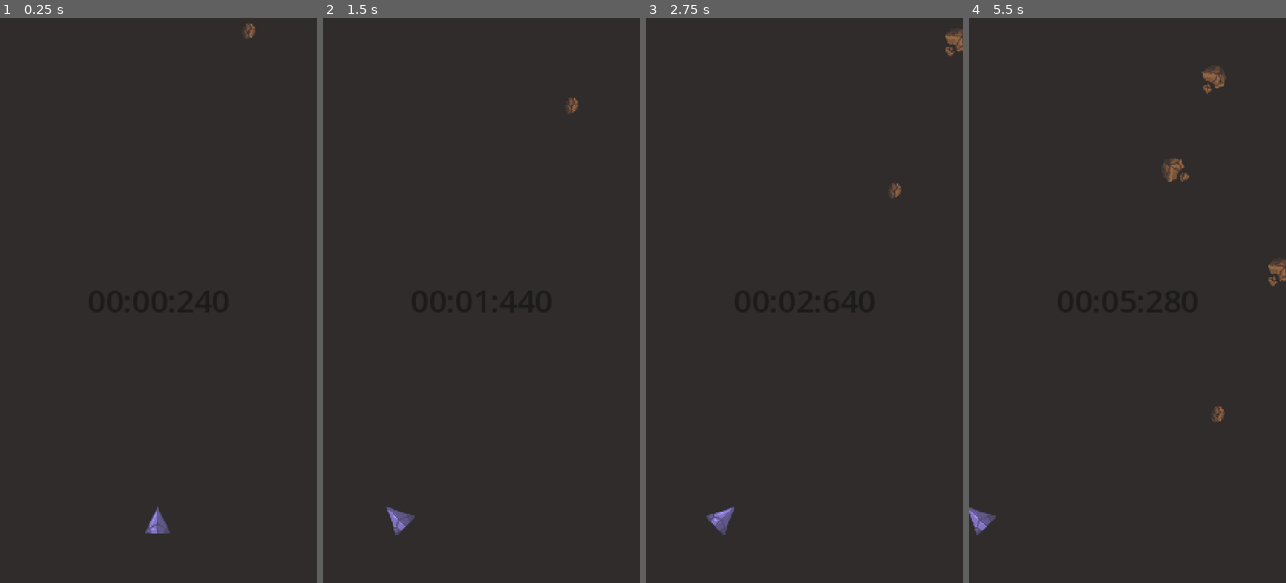
Above: before the commit, frames 1-4 (left to right).
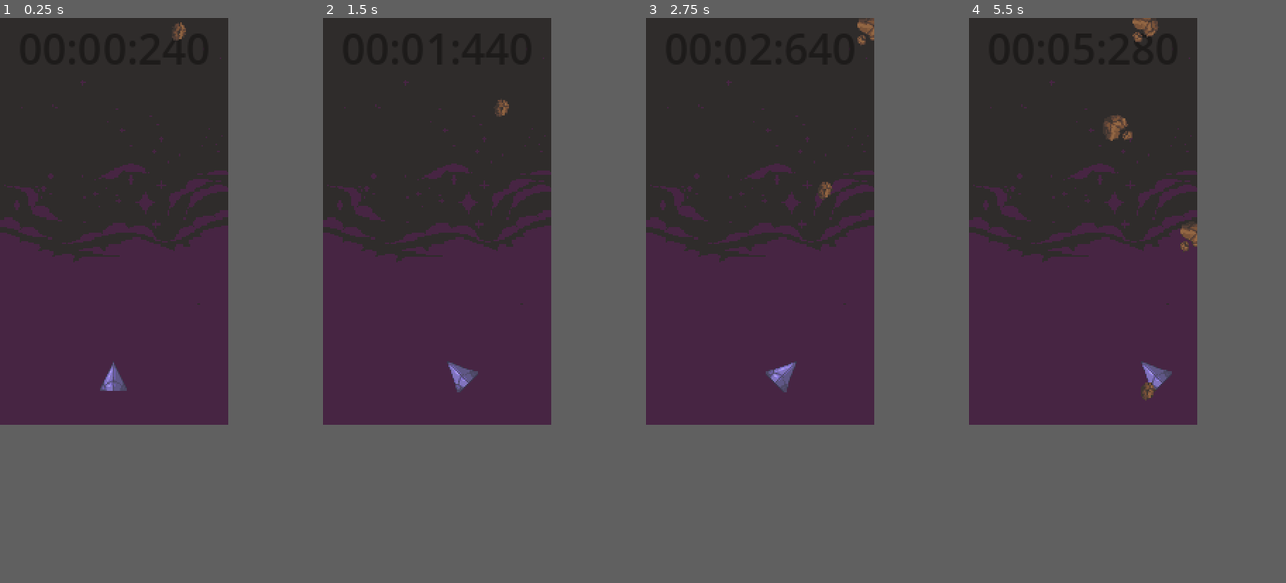
Above: after the commit, the same moments.

Repository: Dokkae6949/MidAir
Game: Godot game, scene res://scenes/main.tscn
Same seed, same stepped clock (60 frames per second), same inputs: the game is played once before the commit and once after it.
Inputs:
- Up to frame 1 (0.25 s): no input
- Up to frame 2 (1.5 s): hold D (player_move_right) 0.53-1.28 s; hold A (player_move_left) from 1.28 s (still down)
- Up to frame 3 (2.75 s): release A (player_move_left) at 2.03 s; hold D (player_move_right) from 2.03 s (still down)
- Up to frame 4 (5.5 s): release D (player_move_right) at 3.53 s; hold A (player_move_left) from 3.53 s (still down)
The window is 450x800 before the commit and 324x576 after it. Grey fills any space a smaller window leaves; there, only what the larger window draws over its background counts as a difference.

The runs differ from the first frame. In frame 1, 1.5% of the frame differs, in the area x 28-81%, y 0-92%; in frame 2, 1.5%; in frame 3, 1.9%; in frame 4, 2.7%, in the area x 0-100%, y 0-92%.

Commit message:
Add background and adjust scaling

Diff:
--- a/project.godot
+++ b/project.godot
@@ -17,8 +17,8 @@
 
 [display]
 
-window/size/viewport_width=243
-window/size/viewport_height=432
+window/size/viewport_width=162
+window/size/viewport_height=288
 window/size/resizable=false
 window/size/window_width_override=648
 window/size/window_height_override=1152
--- a/scenes/main.tscn
+++ b/scenes/main.tscn
@@ -1,9 +1,10 @@
-[gd_scene load_steps=6 format=3 uid="uid://bqw5kw4hssydu"]
+[gd_scene load_steps=7 format=3 uid="uid://bqw5kw4hssydu"]
 
 [ext_resource type="Script" path="res://scripts/main.gd" id="1_5h3oh"]
 [ext_resource type="PackedScene" uid="uid://cexy13v0tvdum" path="res://scenes/player.tscn" id="1_dgsb5"]
 [ext_resource type="PackedScene" uid="uid://bc5in6j6v8i85" path="res://scenes/meteors/meteor_large.tscn" id="2_1jdno"]
 [ext_resource type="Script" path="res://scripts/MeteorManager.gd" id="2_exwdh"]
+[ext_resource type="Texture2D" uid="uid://b4u05jkn2wcbk" path="res://assets/background.png" id="2_hwh8e"]
 [ext_resource type="PackedScene" uid="uid://cigkullf3ruke" path="res://scenes/meteors/meteor_small.tscn" id="4_ofb3g"]
 
 [node name="Main" type="Node2D"]
@@ -12,25 +13,21 @@
 [node name="CanvasLayer" type="CanvasLayer" parent="."]
 layer = -10
 
-[node name="ColorRect" type="ColorRect" parent="CanvasLayer"]
+[node name="TextureRect" type="TextureRect" parent="CanvasLayer"]
 anchors_preset = 15
 anchor_right = 1.0
 anchor_bottom = 1.0
 grow_horizontal = 2
 grow_vertical = 2
-color = Color(0.184314, 0.172549, 0.168627, 1)
+texture = ExtResource("2_hwh8e")
 
 [node name="TimeScore" type="Label" parent="CanvasLayer"]
-anchors_preset = 14
-anchor_top = 0.5
+anchors_preset = 10
 anchor_right = 1.0
-anchor_bottom = 0.5
-offset_top = -11.5
-offset_bottom = 11.5
+offset_bottom = 42.0
 grow_horizontal = 2
-grow_vertical = 2
 theme_override_colors/font_color = Color(0.113932, 0.105543, 0.102746, 1)
-theme_override_font_sizes/font_size = 24
+theme_override_font_sizes/font_size = 30
 text = "12:20:323"
 horizontal_alignment = 1
 vertical_alignment = 1
@@ -40,3 +37,4 @@
 [node name="MeteorManager" type="Node2D" parent="."]
 script = ExtResource("2_exwdh")
 meteors = Array[PackedScene]([ExtResource("2_1jdno"), ExtResource("4_ofb3g")])
+movement_speed_increase = 2.5
Binary file added: assets/background.png
Not shown, added: assets/background.png.import
